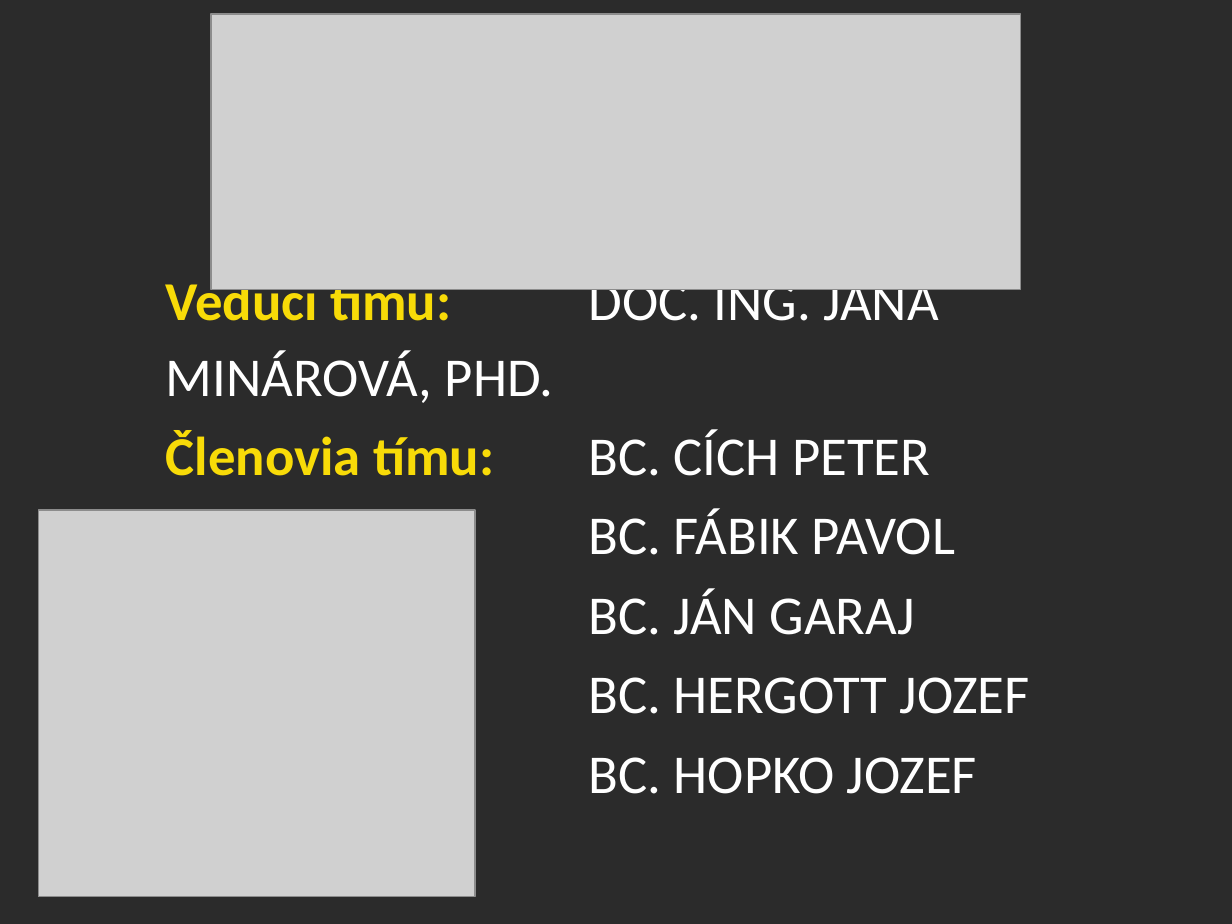
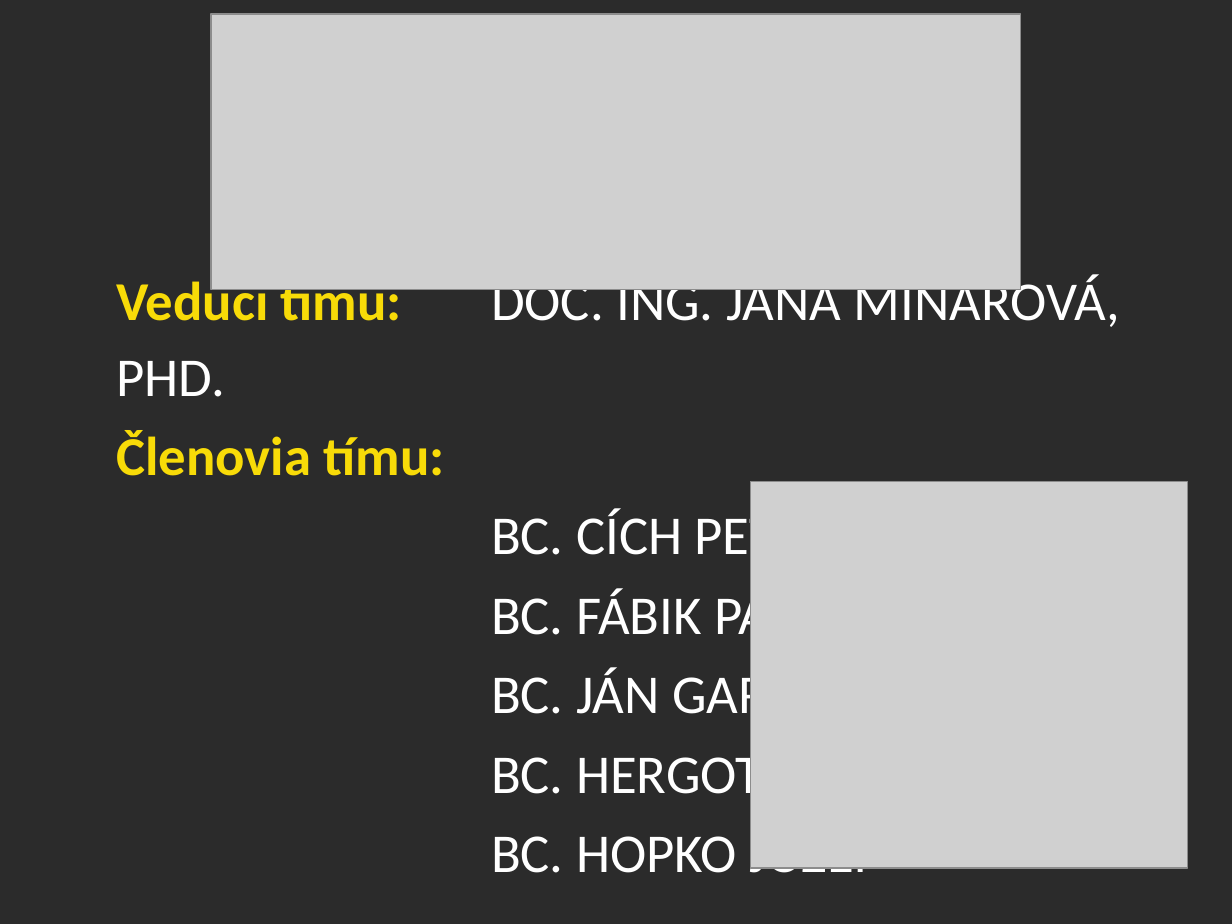
Before and after one commit to googlecode-mirror/timovy2007, a slide deck: slide 1 of doc/prezentacia/alumni_action_presentation.ppt. Drawn at 1232x924 pixels with LibreOffice and Linux fonts; fonts in the diff are those of the drawing; grey boxes stand for pictures; background and template pictures are left out; a plain dark background stands for a picture behind light text. Boxes give left, top, right and bottom in pixels: in the first picture for what was removed or moved away, otherwise in the second. Text is boxed around its words. In the diff, an @@ line names an element or a change of style, - is before the commit and + after.

```diff
--- a/doc/prezentacia/alumni_action_presentation.ppt
+++ b/doc/prezentacia/alumni_action_presentation.ppt
@@ subtitle at bbox=[116, 275, 1121, 885]: indent changed @@
@@ subtitle at bbox=[116, 430, 833, 568]: text changed @@
-  Členovia tímu: BC. CÍCH PETER
+  Členovia tímu:
+  BC. CÍCH PETER
@@ picture: place and size @@
-picture at bbox=[38, 510, 474, 897]
+picture at bbox=[750, 482, 1186, 869]
```
Also in this commit, not shown: 7 other slides changed, 4 slides added, 4 slides removed.
